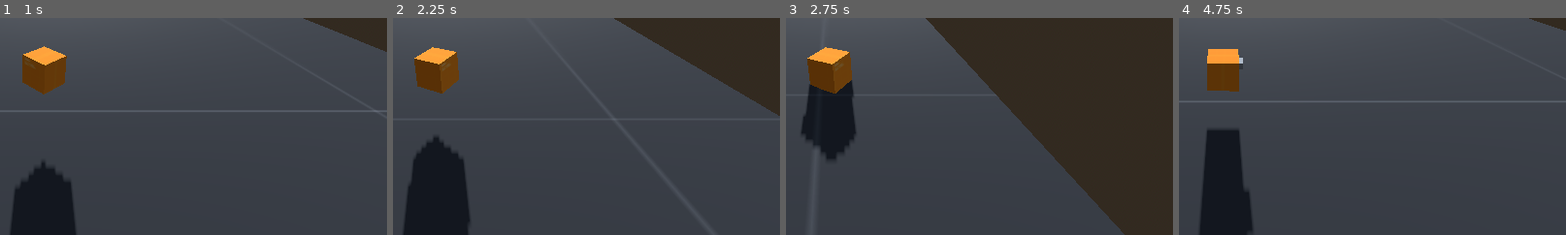
Above: before the commit, frames 1-4 (left to right).
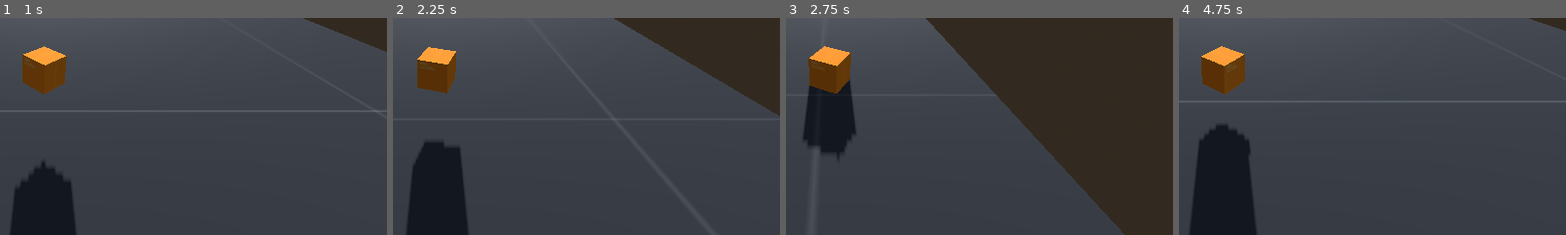
Above: after the commit, the same moments.

Repository: anqilique/2024-GameDev-Internal-Public
Game: Godot game, scene res://scenes/main.tscn
Two runs of this game, one before a commit and one after it. Both use one fixed random seed, a clock stepped at 60 frames per second and the inputs below.
Inputs (mouse positions are % of the whole screen's width and height, from its top left):
- Up to frame 1 (1 s): tap Enter (ui_accept) at 0.5, 0.77 s; move the mouse to (72, 45) at 0.52 s; hold Right (ui_right) from 0.53 s (still down)
- Up to frame 2 (2.25 s): move the mouse to (30, 55) at 1.27 s; release Right (ui_right) at 1.28 s; hold Down (ui_down) 1.28-2.03 s; tap Enter (ui_accept) at 1.52 s; move the mouse to (60, 28) at 2.02 s; hold Right (ui_right) from 2.03 s (still down)
- Up to frame 3 (2.75 s): keep holding Right (ui_right)
- Up to frame 4 (4.75 s): move the mouse to (45, 70) at 2.77 s; release Right (ui_right) at 2.78 s; hold Up (ui_up) 2.78-3.53 s; tap Enter (ui_accept) at 3.02, 3.77, 4.52 s; move the mouse to (80, 65) at 3.52 s; hold Left (ui_left) from 3.53 s (still down); move the mouse to (20, 35) at 4.27 s
The pictures show only the part of the screen within x 44-94%, y 50-100%; the shares and areas given below are measured in that part.

Frame 1 is identical in both runs. In frame 2, 0.7% of the frame differs, in the area x 2-20%, y 13-100%; in frame 3, 0.4%; in frame 4, 2.2%, in the area x 2-21%, y 12-100%.

Commit message:
Temporary Invisible Walls
Added so player doesn't fall of platform.

Diff:
--- a/scenes/environment.tscn
+++ b/scenes/environment.tscn
@@ -9,6 +9,12 @@
 
 [sub_resource type="BoxShape3D" id="BoxShape3D_i0qyt"]
 size = Vector3(44.3444, 0.721191, 39.3316)
+
+[sub_resource type="BoxShape3D" id="BoxShape3D_r0g6d"]
+size = Vector3(1.63181, 9.57906, 39.027)
+
+[sub_resource type="BoxShape3D" id="BoxShape3D_afxvo"]
+size = Vector3(45.2574, 9.25534, 1.10681)
 
 [sub_resource type="ProceduralSkyMaterial" id="ProceduralSkyMaterial_qp2s8"]
 
@@ -32,6 +38,32 @@
 transform = Transform3D(1, 0, 0, 0, 1, 0, 0, 0, 1, 0.110072, -0.0256348, -0.0124321)
 shape = SubResource("BoxShape3D_i0qyt")
 
+[node name="StaticBody3D2" type="StaticBody3D" parent="."]
+
+[node name="CollisionShape3D" type="CollisionShape3D" parent="StaticBody3D2"]
+transform = Transform3D(1, 0, 0, 0, 1, 0, 0, 0, 1, -21.5774, 4.42236, -0.100784)
+shape = SubResource("BoxShape3D_r0g6d")
+
+[node name="StaticBody3D3" type="StaticBody3D" parent="."]
+transform = Transform3D(1, 0, 0, 0, 1, 0, 0, 0, 1, 43.9763, 0, 0)
+
+[node name="CollisionShape3D" type="CollisionShape3D" parent="StaticBody3D3"]
+transform = Transform3D(1, 0, 0, 0, 1, 0, 0, 0, 1, -21.5774, 4.42236, -0.100784)
+shape = SubResource("BoxShape3D_r0g6d")
+
+[node name="StaticBody3D4" type="StaticBody3D" parent="."]
+
+[node name="CollisionShape3D" type="CollisionShape3D" parent="StaticBody3D4"]
+transform = Transform3D(1, 0, 0, 0, 1, 0, 0, 0, 1, 0.493668, 4.54948, -19.3809)
+shape = SubResource("BoxShape3D_afxvo")
+
+[node name="StaticBody3D5" type="StaticBody3D" parent="."]
+transform = Transform3D(1, 0, 0, 0, 1, 0, 0, 0, 1, 0, 0, 39.3068)
+
+[node name="CollisionShape3D" type="CollisionShape3D" parent="StaticBody3D5"]
+transform = Transform3D(1, 0, 0, 0, 1, 0, 0, 0, 1, 0.493668, 4.54948, -19.3809)
+shape = SubResource("BoxShape3D_afxvo")
+
 [node name="WorldEnvironment" type="WorldEnvironment" parent="."]
 environment = SubResource("Environment_4f7j7")
 
Not shown: 1 places in scenes/environment.tscn that only renumber resources
